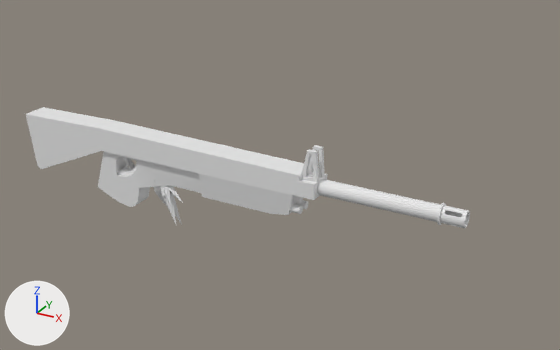
One commit to the FBX model Darkwave/rifle.fbx: the scene before it, then after it.
Before and after are seen from a 50 mm lens placed at (20.1, -30.4, 15.4), pointed at (2.7, 1.3, -0.5). The axes (+X, +Y, +Z) are drawn at lower left. The lights are the same throughout. Where no turn or scale is listed for an object, it has been applied to the vertices. Vertices at the same position are counted once.

In view in the first picture: 'Body', 'Crystal'.
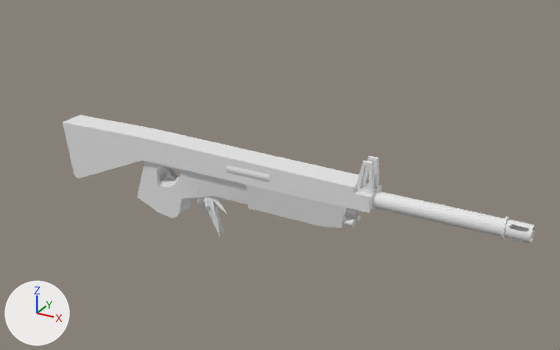
Location of each change, (x1, y1, x2, y2) in pixels of the pictures (560 x 350 px):
'Body', moved, turned
    before: (26, 107, 470, 228)
    after: (63, 115, 535, 243)
'Crystal', moved
    before: (153, 180, 183, 225)
    after: (196, 191, 228, 237)

What changed in the scene script:
```text
Change me_mesh:
    where me_mesh.from_pydata(...)  # 582 vertices, 662 faces; spans x -12.7..12.7, y -0.7..0.7, z -3.5..1.9
    used by ob_body; location = (0.0, 0.0, 0.0); rotation_euler = (0.0, 0.0, -3.142), in degrees (0, 0, -180)
    me_mesh part 1: the whole mesh is turned -180 degrees about the z axis through its middle, then moved by (5.8, 0.0, 0.0)
Change ob_body:
    ob_body.rotation_euler: (0.0, 0.0, -3.142) -> (0.0, 0.0, 0.0)  # degrees (0, 0, -180) -> degrees (0, 0, 0)
    ob_body.location: (0.0, 0.0, 0.0) -> (-3.0, 0.0, 0.0)
Change ob_crystal:
    ob_crystal.location: (-4.08, -0.04, -2.26) -> (-1.28, -0.04, -2.26)
```
